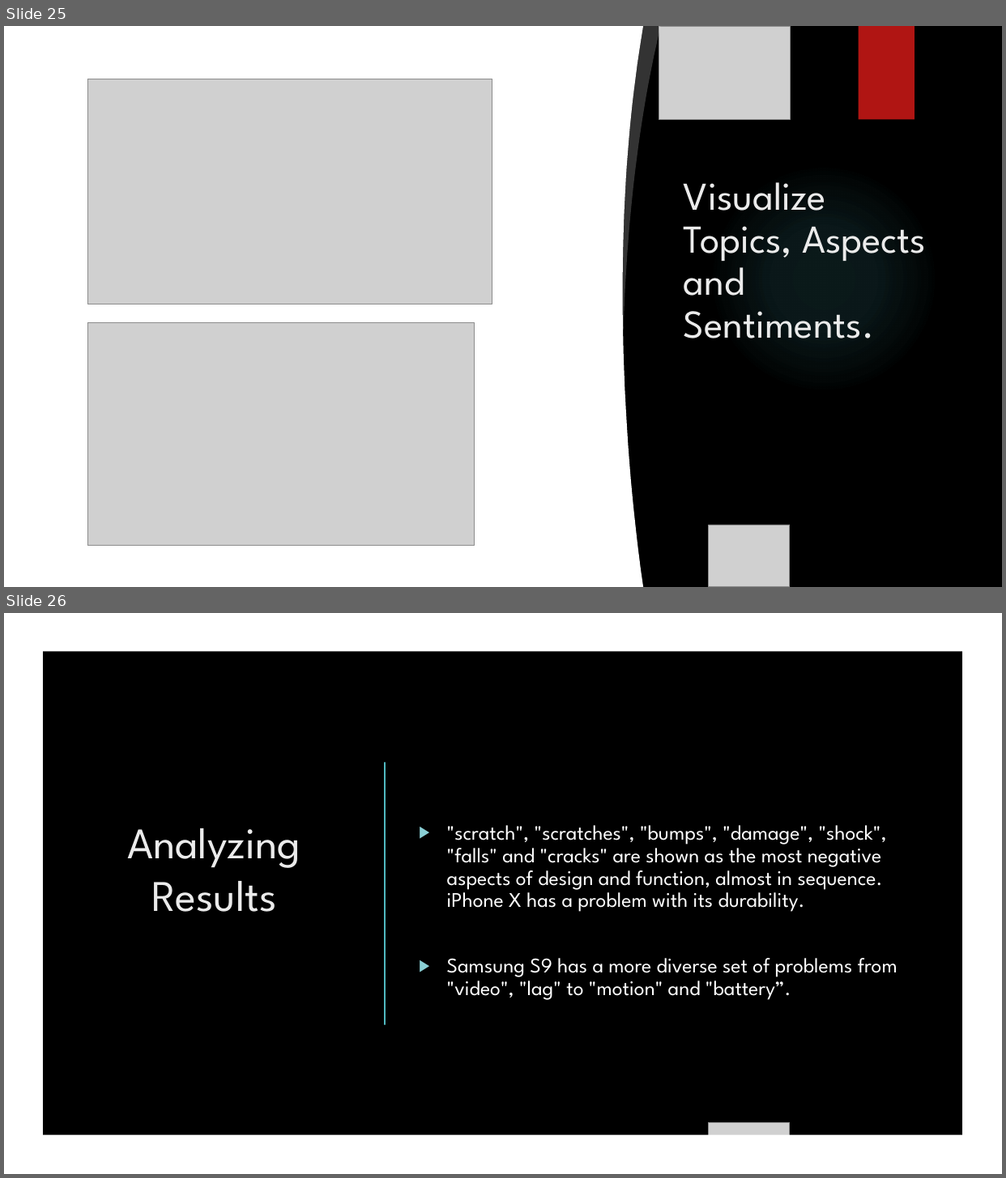
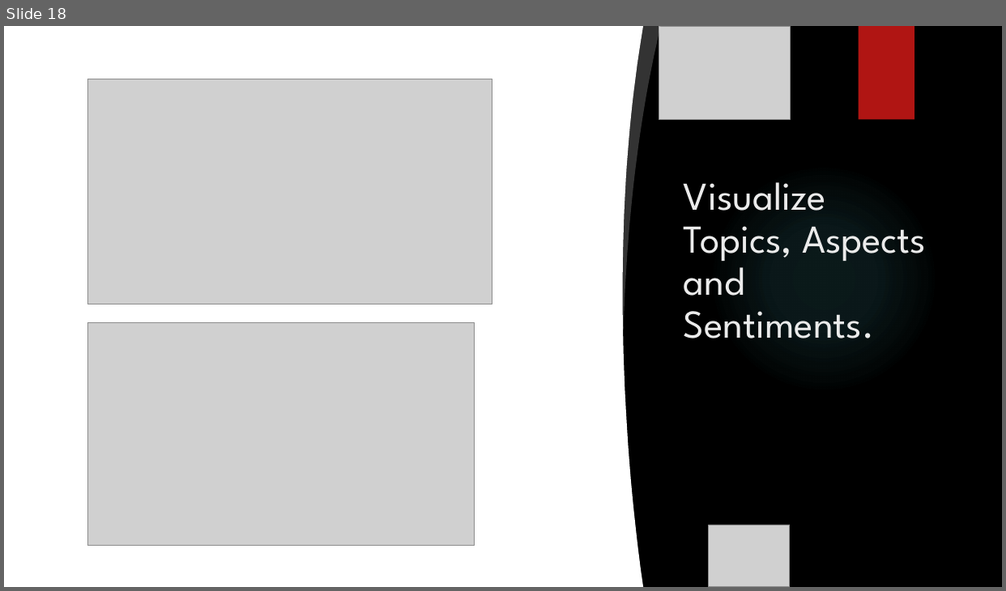
Before and after one commit to ayan1995/Thinkful, a slide deck: Bootcamp/Final Capstone Opinion Mining/Opinion Mining Presentation.pptx. Shown one above the other, each under a label of ours: slides 25 and 26 before the commit, slide 18 after it. The pictures are 1006x1178 and 1006x591 pixels, drawn with LibreOffice and Linux fonts; fonts in the diff are those of the drawing; grey boxes stand for pictures; background and template pictures are left out. Boxes give left, top, right and bottom in pixels: in the first picture for what was removed or moved away, otherwise in the second. Text is boxed around its words. In the diff, an @@ line names an element or a change of style, - is before the commit and + after.

```diff
--- a/Bootcamp/Final Capstone Opinion Mining/Opinion Mining Presentation.pptx
+++ b/Bootcamp/Final Capstone Opinion Mining/Opinion Mining Presentation.pptx
@@ slide 26 removed at bbox=[4, 613, 1002, 1174], background picture (left out) @@
@@ rectangle removed at bbox=[4, 613, 1002, 1174] @@
@@ freeform shape removed at bbox=[4, 613, 1002, 1174] @@
@@ rectangle removed at bbox=[859, 613, 914, 707] @@
@@ line removed from (385, 763) to (385, 1024) @@
@@ title removed at bbox=[127, 828, 300, 912] @@
-Analyzing Results
@@ text removed at bbox=[447, 825, 897, 1000] @@
-▶ "scratch", "scratches", "bumps", "damage", "shock", "falls" and "cracks" are shown as the most negative aspects of design and function, almost in sequence. iPhone X has a problem with its durability.
-▶ Samsung S9 has a more diverse set of problems from "video", "lag" to "motion" and "battery”.
@@ picture removed at bbox=[709, 1122, 790, 1174] @@
@@ what was slide 25 is now slide 18 @@
```
Also in this commit, not shown: 6 slides changed, 1 slide added, 10 other slides removed, 1 other file.
